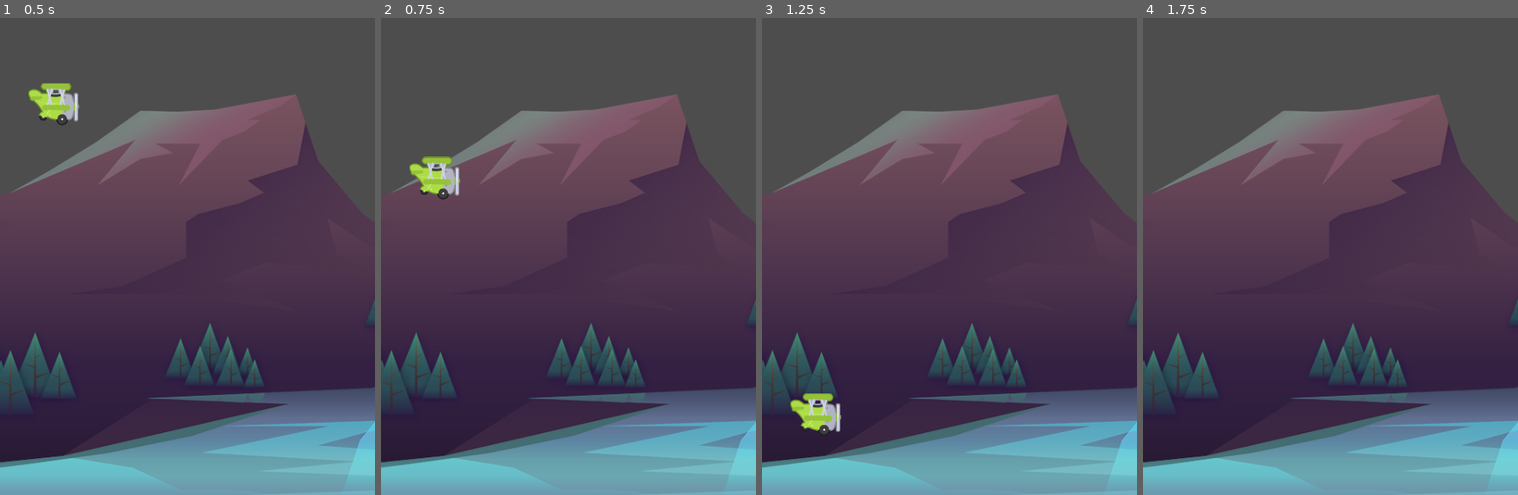
Above: before the commit, frames 1-4 (left to right).
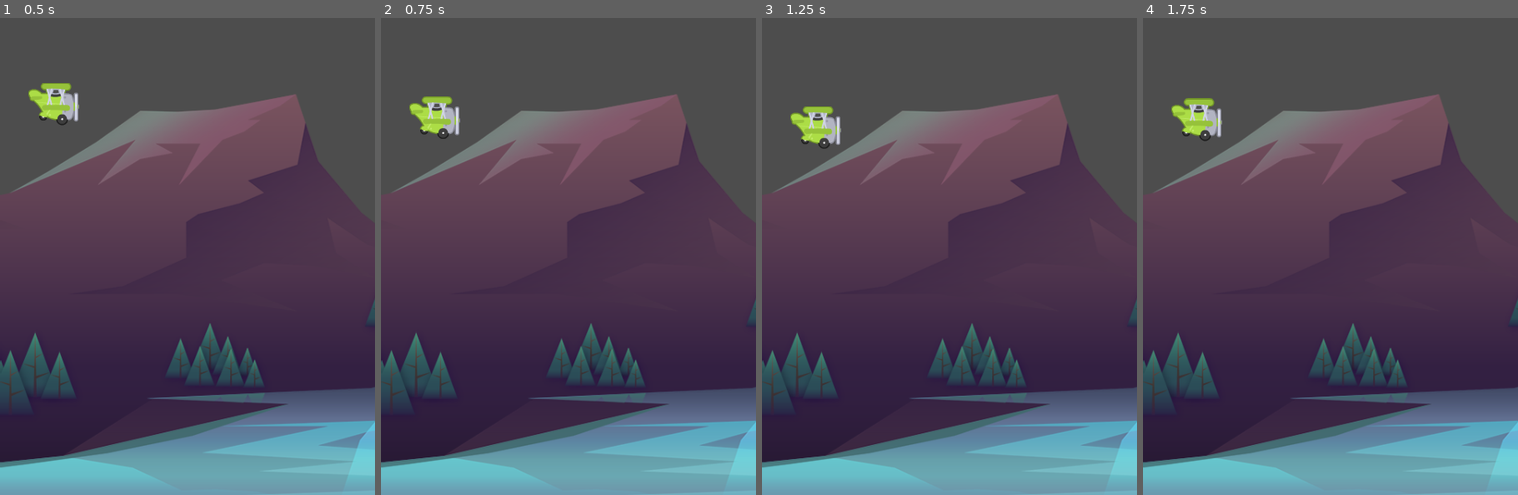
Above: after the commit, the same moments.

Repository: greg-swinbanks/tappy-plane
Game: Godot game, scene res://scenes/game/game.tscn
Same seed, same stepped clock (60 frames per second), same inputs: the game is played once before the commit and once after it.
Inputs:
- Up to frame 1 (0.5 s): no input
- Up to frame 2 (0.75 s): tap Space (fly, bound only after the commit) at 0.6 s
- Up to frame 3 (1.25 s): no input
- Up to frame 4 (1.75 s): tap Space (fly, bound only after the commit) at 1.35 s

Frame 1 is identical in both runs. In frame 2, 1.6% of the frame differs, in the area x 7-22%, y 16-39%; in frame 3, 1.6%; in frame 4, 0.8%.

Commit message:
Make the plane fly

Diff:
--- a/project.godot
+++ b/project.godot
@@ -21,6 +21,15 @@
 window/size/viewport_height=854
 window/stretch/mode="canvas_items"
 
+[input]
+
+fly={
+"deadzone": 0.5,
+"events": [Object(InputEventKey,"resource_local_to_scene":false,"resource_name":"","device":-1,"window_id":0,"alt_pressed":false,"shift_pressed":false,"ctrl_pressed":false,"meta_pressed":false,"pressed":false,"keycode":0,"physical_keycode":32,"key_label":0,"unicode":32,"location":0,"echo":false,"script":null)
+, Object(InputEventKey,"resource_local_to_scene":false,"resource_name":"","device":-1,"window_id":0,"alt_pressed":false,"shift_pressed":false,"ctrl_pressed":false,"meta_pressed":false,"pressed":false,"keycode":0,"physical_keycode":87,"key_label":0,"unicode":119,"location":0,"echo":false,"script":null)
+]
+}
+
 [rendering]
 
 renderer/rendering_method="mobile"
--- a/scenes/plane/plane.gd
+++ b/scenes/plane/plane.gd
@@ -2,6 +2,7 @@
 
 
 const GRAVITY: float = 600.0
+const POWER: float = -200.0
 
 # Called when the node enters the scene tree for the first time.
 func _ready() -> void:
@@ -11,4 +12,10 @@
 # Called every frame. 'delta' is the elapsed time since the previous frame.
 func _physics_process(delta: float) -> void:
 	velocity.y += GRAVITY * delta
+	fly()
+
 	move_and_slide()
+
+func fly() -> void:
+	if Input.is_action_just_pressed("fly") == true:
+		velocity.y = POWER
